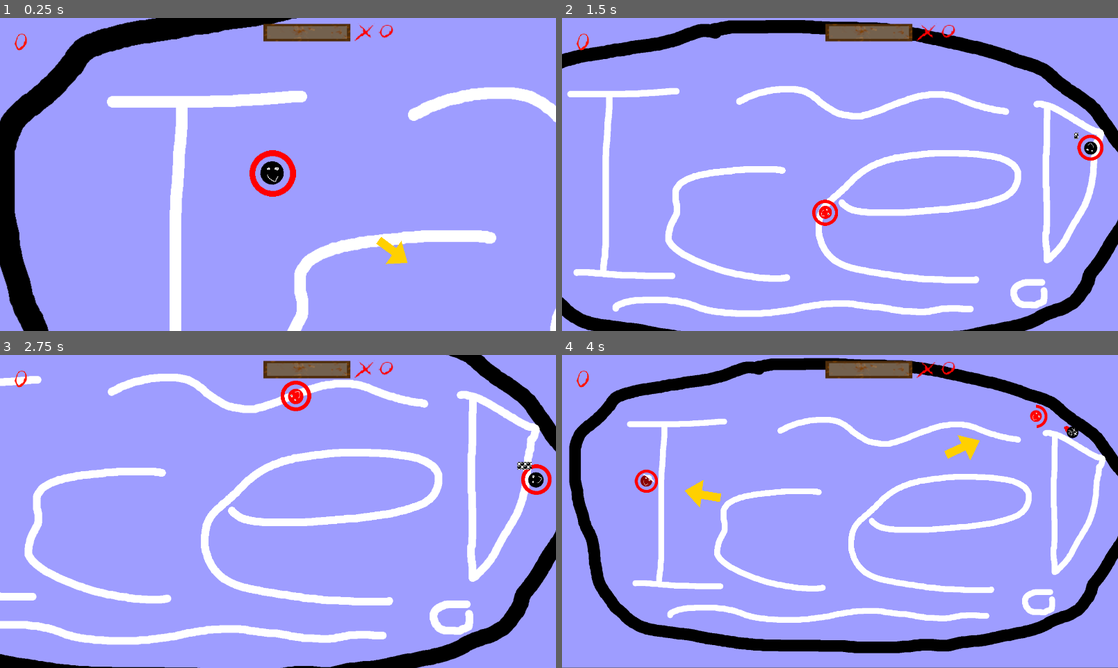
Above: before the commit, frames 1-4 (two rows, left to right).
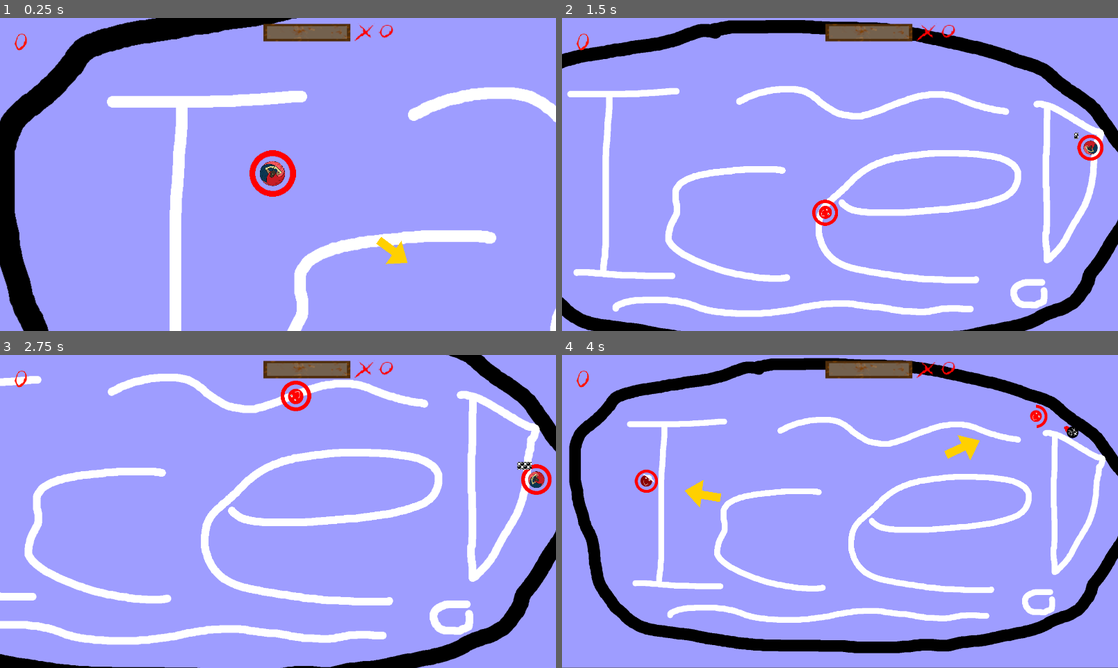
Above: after the commit, the same moments.

Repository: Junber/LD-47
Game: Godot game, scene res://Scenes/Root.tscn
Two runs of this game, one before a commit and one after it. Both use one fixed random seed, a clock stepped at 60 frames per second and the inputs below. Sound files missing from this copy of the repository are replaced by a short silence.
Inputs (mouse positions are in pixels of both pictures, inside the frame that each line leads up to):
- Up to frame 1 (0.25 s): no input
- Up to frame 2 (1.5 s): move the mouse to (962, 158) at 0.52 s; hold D (move_right) 0.53-1.28 s; tap Space (boost) at 0.6, 1.35 s; click (962, 158) at 0.67 s; move the mouse to (728, 190) at 1.27 s; hold S (move_down) from 1.28 s (still down)
- Up to frame 3 (2.75 s): move the mouse to (333, 442) at 2.02 s; release S (move_down) at 2.03 s; hold D (move_right) from 2.03 s (still down); tap Space (boost) at 2.1 s
- Up to frame 4 (4 s): move the mouse to (812, 574) at 2.77 s; release D (move_right) at 2.78 s; hold W (move_up) 2.78-3.53 s; tap Space (boost) at 2.85, 3.6 s; click (812, 574) at 2.92 s; move the mouse to (1006, 558) at 3.52 s; hold A (move_left) from 3.53 s (still down)

The runs differ from the first frame. In frame 1, 0.3% of the frame differs, in the area x 46-52%, y 45-54%; in frame 2, less than 0.1%; in frame 3, 0.1%; in frame 4, nothing differs.

Commit message:
Add image to player

Diff:
--- a/Scenes/Player.tscn
+++ b/Scenes/Player.tscn
@@ -1,6 +1,6 @@
 [gd_scene load_steps=7 format=2]
 
-[ext_resource path="res://Resources/Graphics/Player.png" type="Texture" id=1]
+[ext_resource path="res://Resources/Graphics/Characters/Protagonist_Kreisel.png" type="Texture" id=1]
 [ext_resource path="res://Resources/Graphics/BoostTimer.png" type="Texture" id=2]
 [ext_resource path="res://Scenes/IceScater.tscn" type="PackedScene" id=3]
 [ext_resource path="res://Scripts/Player.gd" type="Script" id=4]
@@ -18,6 +18,7 @@
 texture = ExtResource( 5 )
 
 [node name="AliveSprite" parent="." index="1"]
+scale = Vector2( 0.15, 0.15 )
 texture = ExtResource( 1 )
 
 [node name="BoostCooldownProgessBar" type="TextureProgress" parent="." index="5"]
Renamed: Resources/Graphics/Protagonist_Kreisel.png -> Resources/Graphics/Characters/Protagonist_Kreisel.png
Not shown, changed: Resources/Graphics/Characters/Protagonist_Kreisel.png.import
